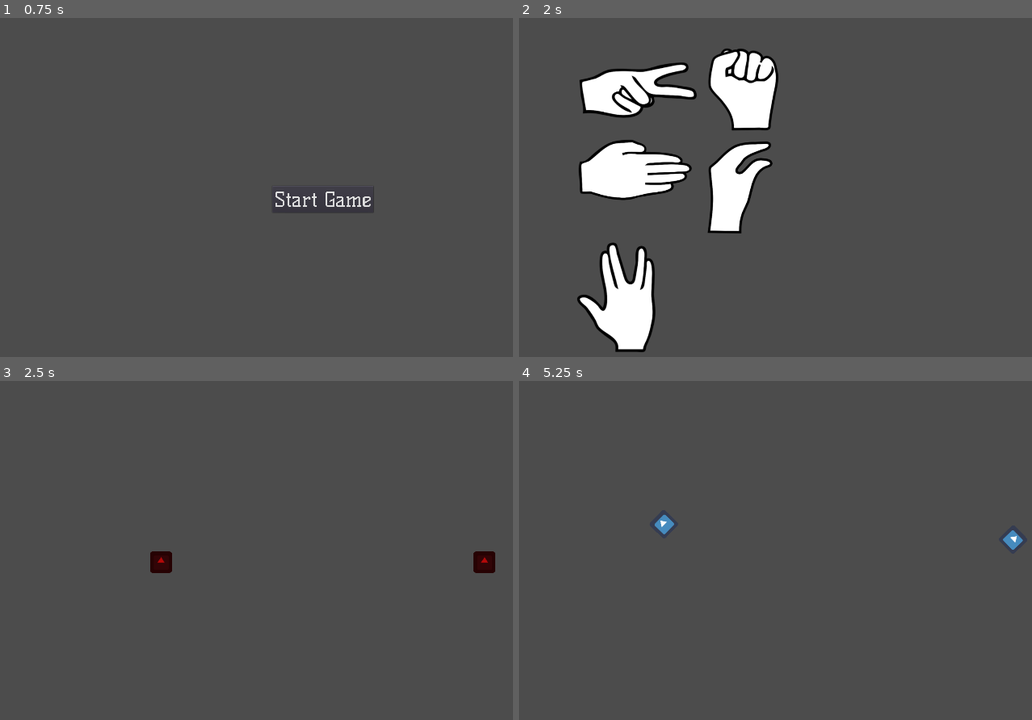
Above: before the commit, frames 1-4 (two rows, left to right).
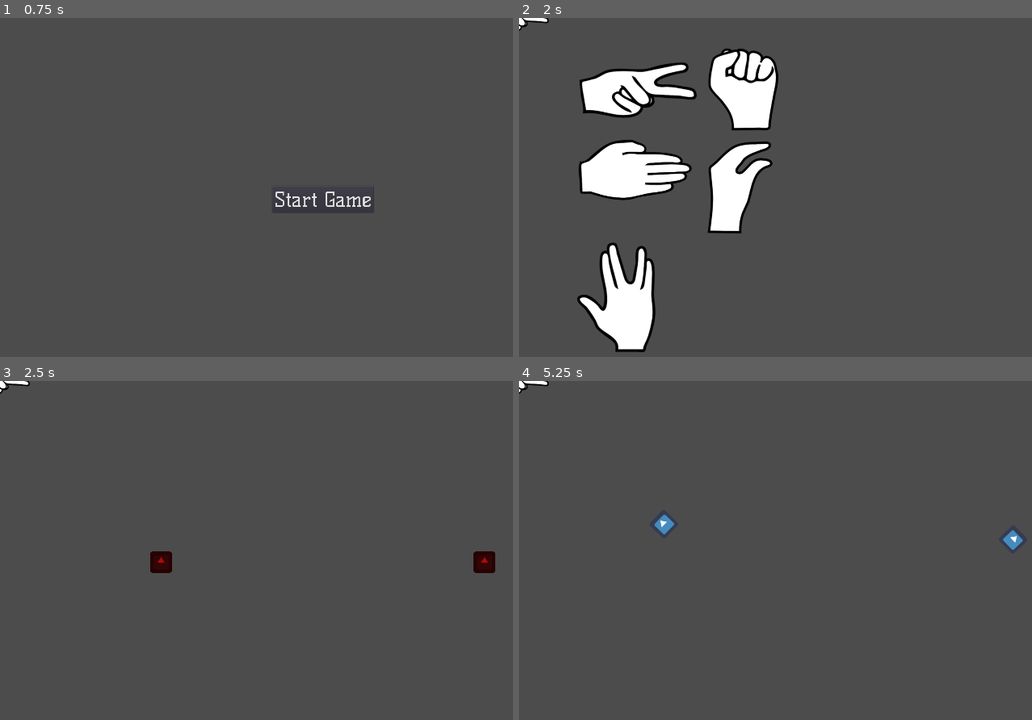
Above: after the commit, the same moments.

Repository: KeilainMan/Stein-Papier-Schere-Echse-Spok
Game: Godot game, scene res://MainMenu/MainMenu.tscn
The game is run twice, just before and just after one commit, with the same random seed, the same clock (stepped at 60 frames per second) and the same inputs. The engine's default icon, where the game draws it, is replaced by a stand-in: a white triangle on a blue panel in a dark square.
Inputs (mouse positions are in pixels of both pictures, inside the frame that each line leads up to):
- Up to frame 1 (0.75 s): click "Singleplayer" at 0.5 s
- Up to frame 2 (2 s): click "Start Game" at 1.25 s
- Up to frame 3 (2.5 s): click (117, 452) at 2 s
- Up to frame 4 (5.25 s): tap Enter at 2.75, 4.25 s; tap Space at 3.5, 5 s

Frame 1 is identical in both runs. In frame 2, 0.1% of the frame differs, in the area x 0-6%, y 0-4%; in frame 3, 0.1%; in frame 4, 0.1%.

Commit message:
Anpassen der SinglePlayer Szene
Beginng Best Practice für Singleplayer Szene, Überarbeitung des Aufbaus.

Diff:
--- /dev/null
+++ b/Hands/BaseHand.tscn
@@ -0,0 +1,72 @@
+[gd_scene load_steps=5 format=2]
+
+[ext_resource path="res://assets/icon.png" type="Texture" id=1]
+[ext_resource path="res://Hands/Basehand.gd" type="Script" id=2]
+
+[sub_resource type="Animation" id=1]
+length = 0.001
+tracks/0/type = "value"
+tracks/0/path = NodePath(".:rotation_degrees")
+tracks/0/interp = 1
+tracks/0/loop_wrap = true
+tracks/0/imported = false
+tracks/0/enabled = true
+tracks/0/keys = {
+"times": PoolRealArray( 0 ),
+"transitions": PoolRealArray( 1 ),
+"update": 0,
+"values": [ 0.0 ]
+}
+tracks/1/type = "value"
+tracks/1/path = NodePath(".:position")
+tracks/1/interp = 1
+tracks/1/loop_wrap = true
+tracks/1/imported = false
+tracks/1/enabled = true
+tracks/1/keys = {
+"times": PoolRealArray( 0 ),
+"transitions": PoolRealArray( 1 ),
+"update": 0,
+"values": [ Vector2( 0, 0 ) ]
+}
+
+[sub_resource type="Animation" id=2]
+resource_name = "Shake"
+length = 1.2
+tracks/0/type = "value"
+tracks/0/path = NodePath(".:rotation_degrees")
+tracks/0/interp = 1
+tracks/0/loop_wrap = true
+tracks/0/imported = false
+tracks/0/enabled = true
+tracks/0/keys = {
+"times": PoolRealArray( 0, 0.3, 0.4, 0.7, 0.8, 1.1, 1.2 ),
+"transitions": PoolRealArray( 1, 1, 1, 1, 1, 1, 1 ),
+"update": 0,
+"values": [ 0.0, -30.0, 0.0, -30.0, 0.0, -30.0, 0.0 ]
+}
+tracks/1/type = "value"
+tracks/1/path = NodePath(".:position")
+tracks/1/interp = 1
+tracks/1/loop_wrap = true
+tracks/1/imported = false
+tracks/1/enabled = true
+tracks/1/keys = {
+"times": PoolRealArray( 0, 0.3, 0.4, 0.7, 0.8, 1.1, 1.2 ),
+"transitions": PoolRealArray( 1, 1, 1, 1, 1, 1, 1 ),
+"update": 0,
+"values": [ Vector2( 0, 0 ), Vector2( -90, -150 ), Vector2( 0, 0 ), Vector2( -90, -150 ), Vector2( 0, 0 ), Vector2( -90, -150 ), Vector2( 0, 0 ) ]
+}
+
+[node name="BaseHand" type="Node2D"]
+script = ExtResource( 2 )
+__meta__ = {
+"_edit_group_": true
+}
+
+[node name="Sprite" type="Sprite" parent="."]
+texture = ExtResource( 1 )
+
+[node name="AnimationPlayer" type="AnimationPlayer" parent="."]
+anims/RESET = SubResource( 1 )
+anims/Shake = SubResource( 2 )
--- /dev/null
+++ b/Hands/Basehand.gd
@@ -0,0 +1,9 @@
+extends Node2D
+class_name BaseHand
+
+onready var animation_player = $AnimationPlayer
+onready var sprite = $Sprite
+
+
+func _ready() -> void:
+	animation_player.play("Shake")
--- /dev/null
+++ b/Hands/Lizard.tscn
@@ -0,0 +1,13 @@
+[gd_scene load_steps=4 format=2]
+
+[ext_resource path="res://Hands/BaseHand.tscn" type="PackedScene" id=1]
+[ext_resource path="res://assets/hands/Lizard.png" type="Texture" id=2]
+[ext_resource path="res://Hands/Placeholder.gd" type="Script" id=3]
+
+[node name="BaseHand" instance=ExtResource( 1 )]
+script = ExtResource( 3 )
+
+[node name="Sprite" parent="." index="0"]
+scale = Vector2( 0.5, 0.5 )
+texture = ExtResource( 2 )
+flip_h = true
--- /dev/null
+++ b/Hands/Paper.tscn
@@ -0,0 +1,12 @@
+[gd_scene load_steps=4 format=2]
+
+[ext_resource path="res://Hands/BaseHand.tscn" type="PackedScene" id=1]
+[ext_resource path="res://assets/hands/Paper.png" type="Texture" id=2]
+[ext_resource path="res://Hands/Placeholder.gd" type="Script" id=3]
+
+[node name="BaseHand" instance=ExtResource( 1 )]
+script = ExtResource( 3 )
+
+[node name="Sprite" parent="." index="0"]
+scale = Vector2( 0.5, 0.5 )
+texture = ExtResource( 2 )
--- /dev/null
+++ b/Hands/Placeholder.gd
@@ -0,0 +1,16 @@
+extends BaseHand
+
+
+# Declare member variables here. Examples:
+# var a = 2
+# var b = "text"
+
+
+# Called when the node enters the scene tree for the first time.
+func _ready():
+	pass # Replace with function body.
+
+
+# Called every frame. 'delta' is the elapsed time since the previous frame.
+#func _process(delta):
+#	pass
--- /dev/null
+++ b/Hands/Scissors.tscn
@@ -0,0 +1,12 @@
+[gd_scene load_steps=4 format=2]
+
+[ext_resource path="res://Hands/BaseHand.tscn" type="PackedScene" id=1]
+[ext_resource path="res://assets/hands/Scissors.png" type="Texture" id=2]
+[ext_resource path="res://Hands/Placeholder.gd" type="Script" id=3]
+
+[node name="BaseHand" instance=ExtResource( 1 )]
+script = ExtResource( 3 )
+
+[node name="Sprite" parent="." index="0"]
+scale = Vector2( 0.5, 0.5 )
+texture = ExtResource( 2 )
--- /dev/null
+++ b/Hands/Spok.tscn
@@ -0,0 +1,12 @@
+[gd_scene load_steps=4 format=2]
+
+[ext_resource path="res://Hands/BaseHand.tscn" type="PackedScene" id=1]
+[ext_resource path="res://assets/hands/Spok.png" type="Texture" id=2]
+[ext_resource path="res://Hands/Placeholder.gd" type="Script" id=3]
+
+[node name="BaseHand" instance=ExtResource( 1 )]
+script = ExtResource( 3 )
+
+[node name="Sprite" parent="." index="0"]
+scale = Vector2( 0.5, 0.5 )
+texture = ExtResource( 2 )
--- /dev/null
+++ b/Hands/Stone.tscn
@@ -0,0 +1,12 @@
+[gd_scene load_steps=4 format=2]
+
+[ext_resource path="res://Hands/BaseHand.tscn" type="PackedScene" id=1]
+[ext_resource path="res://assets/hands/Stone.png" type="Texture" id=2]
+[ext_resource path="res://Hands/Placeholder.gd" type="Script" id=3]
+
+[node name="BaseHand" instance=ExtResource( 1 )]
+script = ExtResource( 3 )
+
+[node name="Sprite" parent="." index="0"]
+scale = Vector2( 0.5, 0.5 )
+texture = ExtResource( 2 )
--- a/Singleplayer/SinglePlayer.tscn
+++ b/Singleplayer/SinglePlayer.tscn
@@ -123,9 +123,6 @@
 anchor_right = 1.0
 anchor_bottom = 1.0
 script = ExtResource( 1 )
-__meta__ = {
-"_edit_use_anchors_": false
-}
 
 [node name="AnimationPlayer" type="AnimationPlayer" parent="."]
 anims/RESET = SubResource( 1 )
--- a/Singleplayer/Singleplayer.gd
+++ b/Singleplayer/Singleplayer.gd
@@ -1,4 +1,6 @@
 extends Node
+
+onready var scissors_hand_scene: PackedScene = preload("res://Hands/Scissors.tscn")
 
 
 var scissors := 1
@@ -31,6 +33,11 @@
 	connect("enemy_wins", self, "on_enemy_wins")
 	connect("stalemate", self, "on_stalemate")
 	connect("end_game", self, "on_end_game")
+
+	var new_hand = scissors_hand_scene.instance()
+	new_hand.position = get_viewport().size/2
+	add_child(new_hand)
+
 
 func hide_ui():
 	$Hbox/Cntr1/LinkeFaust.hide()
--- a/project.godot
+++ b/project.godot
@@ -7,6 +7,16 @@
 ;   param=value ; assign values to parameters
 
 config_version=4
+
+_global_script_classes=[ {
+"base": "Node2D",
+"class": "BaseHand",
+"language": "GDScript",
+"path": "res://Hands/Basehand.gd"
+} ]
+_global_script_class_icons={
+"BaseHand": ""
+}
 
 [application]
 
